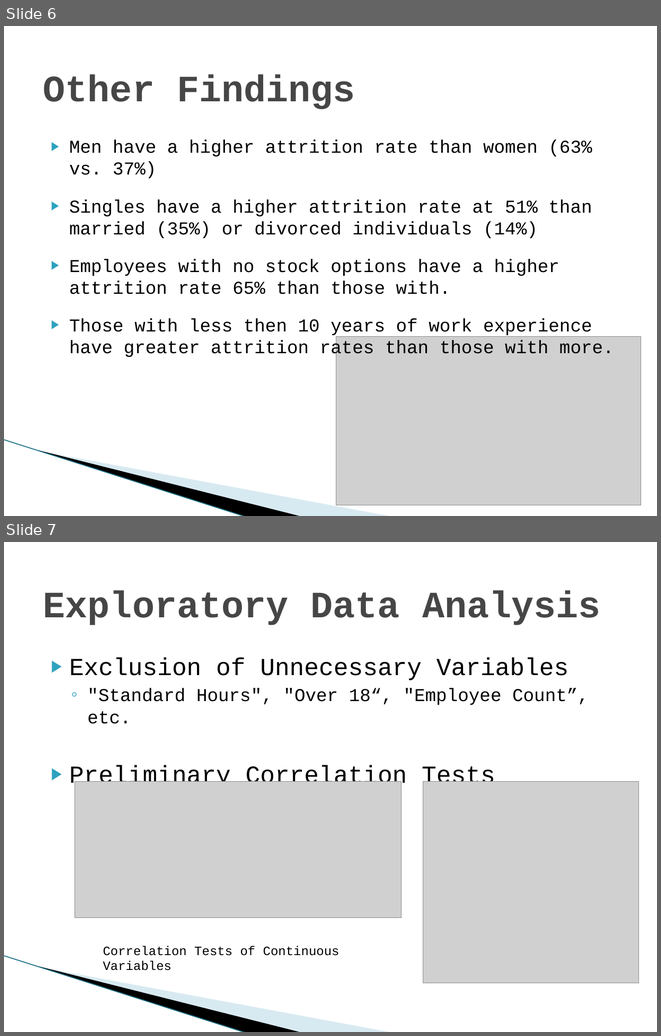
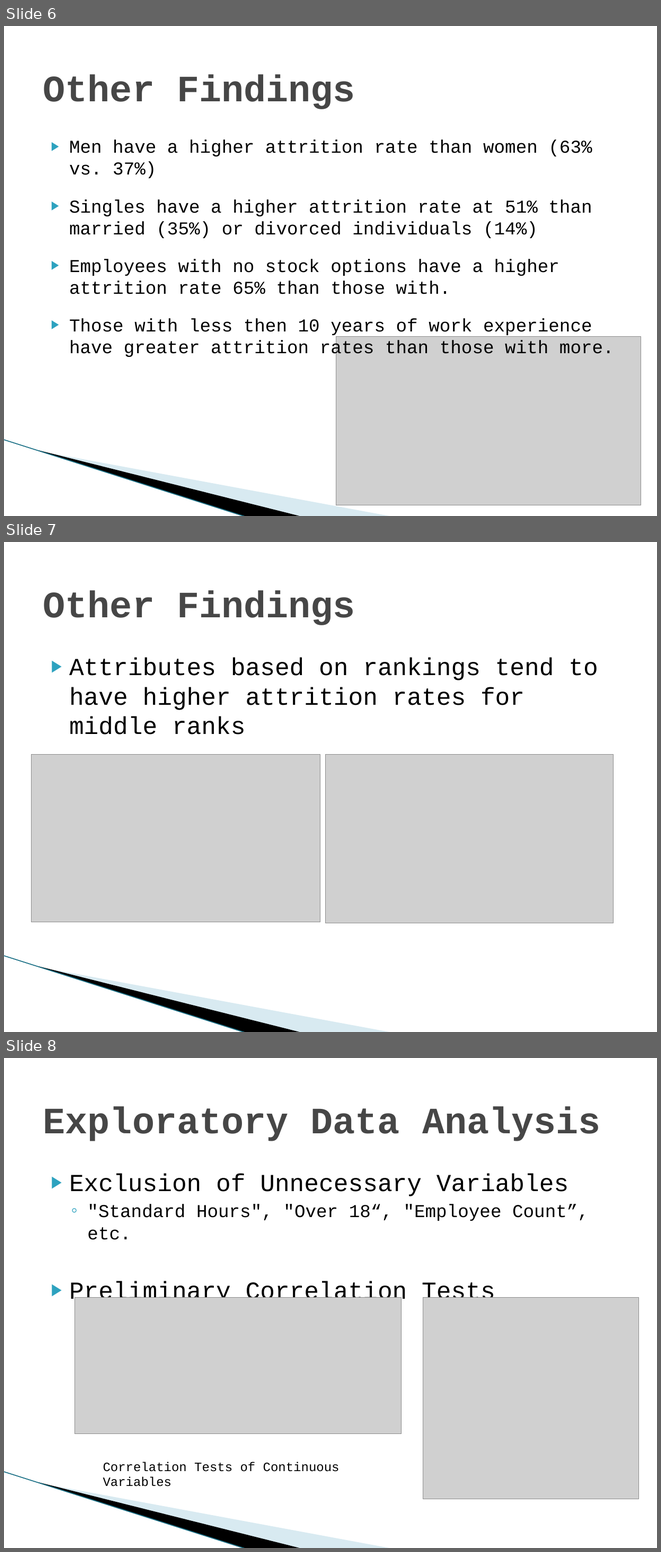
Before and after one commit to DataTex1/CaseStudy2, a slide deck: DDS Attrition Analysis.pptx. Shown one above the other, each under a label of ours: slides 6 and 7 before the commit, slides 6, 7 and 8 after it. The pictures are 661x1036 and 661x1552 pixels, drawn with LibreOffice and Linux fonts; fonts in the diff are those of the drawing; grey boxes stand for pictures; background and template pictures are left out. Boxes give left, top, right and bottom in pixels: in the first picture for what was removed or moved away, otherwise in the second. Text is boxed around its words. In the diff, an @@ line names an element or a change of style, - is before the commit and + after.

```diff
--- a/DDS Attrition Analysis.pptx
+++ b/DDS Attrition Analysis.pptx
@@ slide 7 added at [4, 542, 657, 1032], background #FFFFFF; not listed: 3 template elements that a slide beside it also shows @@
@@ title added at [43, 590, 355, 625], 41 pt, text #464646, bold @@
+Other Findings
@@ text added at [69, 658, 598, 734], 27 pt, text #000000 @@
+▶ Attributes based on rankings tend to have higher attrition rates for middle ranks
@@ picture added at [32, 754, 321, 922] @@
@@ picture added at [325, 754, 613, 923] @@
@@ what was slide 7 is now slide 8 @@
```
Also in this commit, not shown: 1 slide changed.
